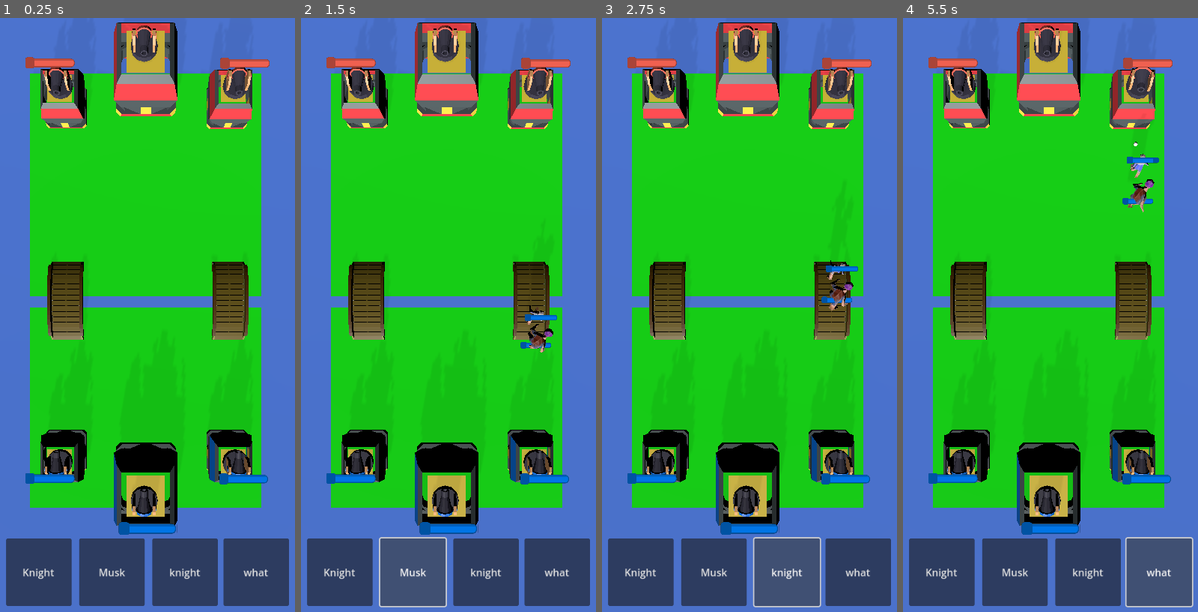
Above: before the commit, frames 1-4 (left to right).
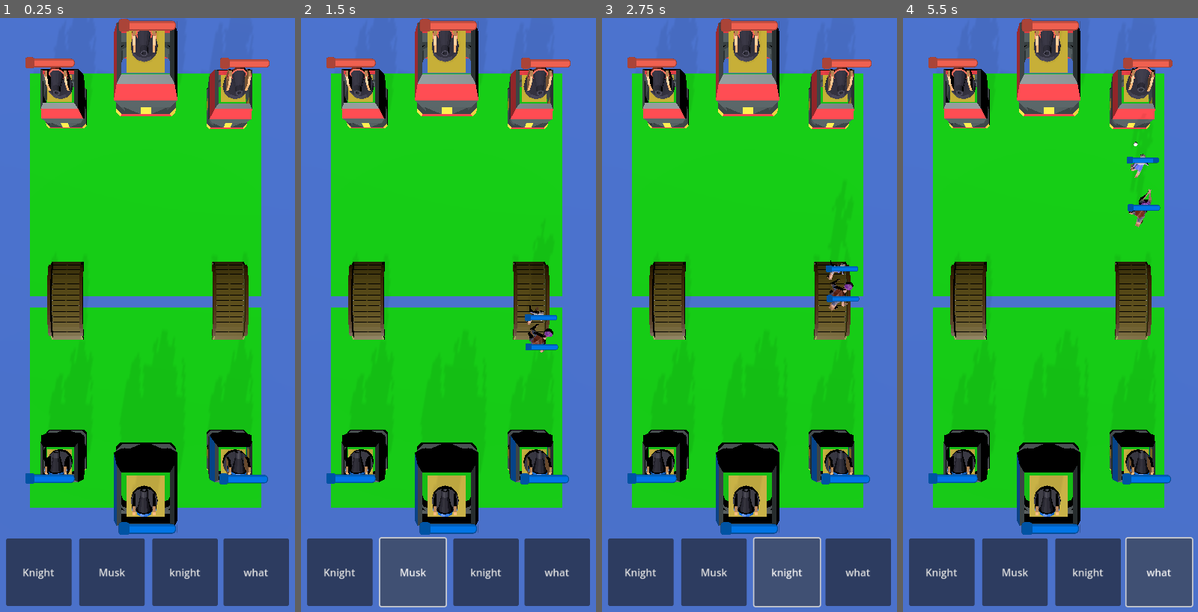
Above: after the commit, the same moments.

Repository: face-hh/clumsy-castle-combat
Game: Godot game, scene res://Scenes/level.tscn
Same seed, same stepped clock (60 frames per second), same inputs: the game is played once before the commit and once after it.
Inputs:
- Up to frame 1 (0.25 s): no input
- Up to frame 2 (1.5 s): click "Knight" at 0.5 s; click "Musk" at 1.25 s
- Up to frame 3 (2.75 s): click "knight" at 2 s
- Up to frame 4 (5.5 s): click "what" at 2.75 s; tap Enter (ui_accept) at 3.5, 3.77, 4.52 s; hold Right (ui_right) 3.53-4.28 s; hold Left (ui_left) 4.28-5.03 s; hold Right (ui_right) from 5.03 s (still down)

The runs differ from the first frame. In frame 1, 0.3% of the frame differs, in the area x 40-61%, y 0-3%; in frame 2, 0.5%; in frame 3, 0.5%; in frame 4, 0.8%, in the area x 40-92%, y 0-36%.
Error before the commit: Out of bounds get index '0' (on base: 'Array') (res://Scripts/game.gd:130)
Error after the commit: Out of bounds get index '0' (on base: 'Array') (res://Scripts/game.gd:119)

Commit message:
save version bump

Diff:
--- /dev/null
+++ b/Scenes/Cards/Log.tscn
@@ -0,0 +1,30 @@
+[gd_scene load_steps=4 format=3 uid="uid://c8v4k8oqfdttj"]
+
+[ext_resource type="Script" path="res://Scripts/character.gd" id="1_7cdi2"]
+[ext_resource type="PackedScene" uid="uid://gpkksb62gh1h" path="res://Scenes/Raw/log.glb" id="3_td6he"]
+
+[sub_resource type="CapsuleShape3D" id="CapsuleShape3D_5ai61"]
+radius = 0.675
+height = 8.23
+
+[node name="Log" type="CharacterBody3D" node_paths=PackedStringArray("timer")]
+script = ExtResource("1_7cdi2")
+timer = NodePath("Timer")
+
+[node name="CollisionShape3D" type="CollisionShape3D" parent="."]
+transform = Transform3D(1.91069e-15, 4.37114e-08, 1, 1, -4.37114e-08, 0, 4.37114e-08, 1, -4.37114e-08, -0.21, 0.465, -0.195)
+shape = SubResource("CapsuleShape3D_5ai61")
+
+[node name="NavigationAgent3D" type="NavigationAgent3D" parent="."]
+
+[node name="Timer" type="Timer" parent="."]
+
+[node name="Models" type="Node3D" parent="."]
+transform = Transform3D(0.615, 0, 0, 0, 0.615, 0, 0, 0, 0.615, 0, 1, 0)
+
+[node name="blue" parent="Models" instance=ExtResource("3_td6he")]
+transform = Transform3D(0.771, 0, 0, 0, 0.771, 0, 0, 0, 0.771, 0, -5.111, 0)
+
+[node name="red" parent="Models" instance=ExtResource("3_td6he")]
+transform = Transform3D(0.771, 0, 0, 0, 0.771, 0, 0, 0, 0.771, 0, -5.111, 0)
+visible = false
--- a/Scenes/Cards/Musk.tscn
+++ b/Scenes/Cards/Musk.tscn
@@ -23,6 +23,7 @@
 [node name="NavigationAgent3D" type="NavigationAgent3D" parent="."]
 
 [node name="HealthBar3D" parent="." instance=ExtResource("2_gbtg2")]
+transform = Transform3D(1, 0, 0, 0, 1, 0, 0, 0, 1, 0, 4, 0)
 
 [node name="Timer" type="Timer" parent="."]
 
@@ -30,6 +31,7 @@
 
 [node name="blue" parent="Models" instance=ExtResource("3_nkorc")]
 transform = Transform3D(1, 0, 0, 0, 1, 0, 0, 0, 1, 0, 0.555, 0)
+visible = false
 
 [node name="red" parent="Models" instance=ExtResource("3_nkorc")]
 transform = Transform3D(1, 0, 0, 0, 1, 0, 0, 0, 1, 0, 0.555, 0)
--- a/Scenes/level.tscn
+++ b/Scenes/level.tscn
@@ -217,7 +217,7 @@
 script = ExtResource("9_mpva0")
 
 [node name="HealthBar3D" parent="Towers/king_red" instance=ExtResource("6_sx7rr")]
-transform = Transform3D(2.5, 0, 0, 0, 2.5, 0, 0, 0, 2.5, 0, 14, 0.5)
+transform = Transform3D(2.5, 0, 0, 0, 2.5, 0, 0, 0, 2.5, 0, 14, 2.12602)
 
 [node name="Area3D" type="Area3D" parent="Towers/king_red"]
 transform = Transform3D(1, 0, 0, 0, 1, 0, 0, 0, 1, -34.1463, 0, 0)
@@ -369,7 +369,7 @@
 [node name="king_blue" type="Marker3D" parent="Markers"]
 transform = Transform3D(1, 0, 0, 0, 1, 0, 0, 0, 1, 0, 1, 14)
 
-[node name="Node3D" type="Node3D" parent="."]
+[node name="SpawnedCards" type="Node3D" parent="."]
 
 [connection signal="body_entered" from="Towers/princess_blue_1/Area3D" to="." method="_on_tower_body_entered_princess_blue_1"]
 [connection signal="body_entered" from="Towers/princess_blue_2/Area3D" to="." method="_on_tower_body_entered_princess_blue_2"]
--- a/Scripts/character.gd
+++ b/Scripts/character.gd
@@ -20,15 +20,16 @@
 var node: Node3D
 var anim: AnimationPlayer
 
+var stop_moving = false
 @onready var nav: NavigationAgent3D = $NavigationAgent3D
 
 func _ready():
-	get_parent().connect("interaction_finished", t)
+	get_parent().get_parent().connect("interaction_finished", t)
 	$".".name = intern
 	$HealthBar3D.side = side
 	$HealthBar3D.update_colors()
 
-	if "Knight" in name or "Musk" in name:
+	if "Knight" in name or "Musk" in name or "Log" in name:
 		node = $Models.get_node(side)
 		anim = node.get_node("AnimationPlayer")
 
@@ -39,6 +40,8 @@
 var closestMarkerPosition: Vector3 # Variable to store the relative position of the closest marker
 
 func _process(delta):
+	if stop_moving:
+		return
 	var direction = Vector3()
 
 	var closest_distance: float = 9999
@@ -74,14 +77,18 @@
 
 func attack():
 	anim.stop()
+	stop_moving = true
 	anim.play("attack", -1, hitspeed)
 
 func t(body):
+	stop_moving = false
 	body.anim.play("walk")
 
-func ranged_troop_shoot(type):
-	print(type)
-	pass
+func ranged_troop_shoot(body):
+	var target = body.get_parent().get_parent()
+
+	if ("princess" in target.name or "king" in target.name) and !(side in target.name):
+		get_parent().get_parent().start_card_shoot(self, target)
 
 func _on_range_body_entered_MUSK(body):
-	ranged_troop_shoot("Musk")
+	ranged_troop_shoot(body)
--- a/Scripts/game.gd
+++ b/Scripts/game.gd
@@ -100,7 +100,6 @@
 	node.timer.connect("timeout", tower_shoot.bind(node, target))
 	node.timer.start()
 
-
 func stop_shoot(target, node):
 	# prevent crashing when closed
 	if !is_instance_valid(node) or !is_instance_valid(troop(node)):
@@ -115,16 +114,6 @@
 
 	node.timer.disconnect("timeout", tower_shoot)
 	node.timer.stop()
-
-func basic_checks():
-	if not multiplayer.is_server():
-		return true
-
-	if peers.find(multiplayer.get_remote_sender_id()) == -1:
-		print('someone being naughty! ', multiplayer.get_remote_sender_id(), ' tried to update ', name)
-		return true
-
-	return false
 
 func button_pressed(button):
 	var card = Data.cards.filter(func(el):
@@ -146,7 +135,7 @@
 	card_scene.timer.wait_time = card.hitspeed
 	card_scene.markers = $Markers
 
-	get_node("Node3D").add_child(card_scene)
+	get_node("SpawnedCards").add_child(card_scene)
 
 func start_card_shoot(body, target):
 	if "enemy" in body.name:
--- a/project.godot
+++ b/project.godot
@@ -19,6 +19,19 @@
 
 Data="*res://Scripts/Data.gd"
 
+[debug]
+
+gdscript/warnings/shadowed_variable=2
+gdscript/warnings/property_used_as_function=2
+gdscript/warnings/constant_used_as_function=2
+gdscript/warnings/function_used_as_property=2
+gdscript/warnings/unsafe_property_access=2
+gdscript/warnings/unsafe_method_access=2
+gdscript/warnings/unsafe_cast=2
+gdscript/warnings/unsafe_call_argument=2
+gdscript/warnings/unsafe_void_return=2
+gdscript/warnings/return_value_discarded=2
+
 [display]
 
 window/size/viewport_width=648
Binary file added: Scenes/Raw/log.glb
Not shown, changed: Scenes/Raw/log.glb.import
Not shown, removed: cannon.blend.import
Binary file removed: icon.png
Not shown, removed: icon.png.import
Binary file removed: test.glb
Not shown, removed: cannon.blend
